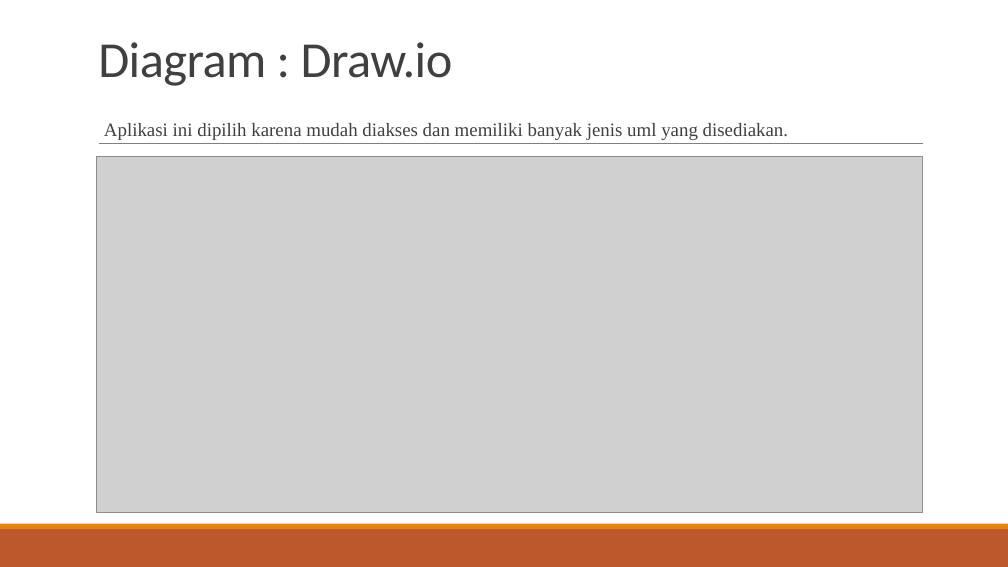
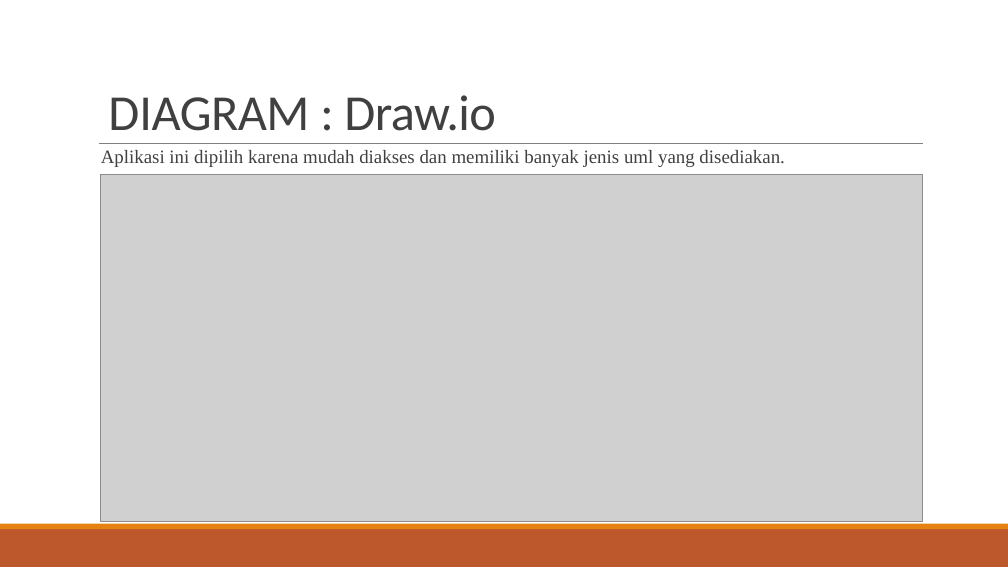
Before and after one commit to MaheswaraAW/-PPL4611, a slide deck: slide 9 of Aplikasi Catalog Board Game.pptx. Drawn at 1008x567 pixels with LibreOffice and Linux fonts; fonts in the diff are those of the drawing; grey boxes stand for pictures. Boxes give left, top, right and bottom in pixels: in the first picture for what was removed or moved away, otherwise in the second. Text is boxed around its words. In the diff, an @@ line names an element or a change of style, - is before the commit and + after.

```diff
--- a/Aplikasi Catalog Board Game.pptx
+++ b/Aplikasi Catalog Board Game.pptx
@@ title at (108,95,496,131): text changed @@
-Diagram : Draw.io
+DIAGRAM : Draw.io
@@ text "Aplikasi ini dipilih karena mudah ...": place and size @@
-text "Aplikasi ini dipilih karena mudah ..." at (104,123,788,140)
+text "Aplikasi ini dipilih karena mudah ..." at (101,150,784,167)
@@ text "Aplikasi ini dipilih karena mudah ..." at (101,150,784,167): line spacing 0.9 to 0.8 @@
@@ picture: place and size @@
-picture at (97,157,923,513)
+picture at (101,174,923,521)
```
Also in this commit, not shown: 12 other slides changed, 1 slide added, 1 slide removed.
